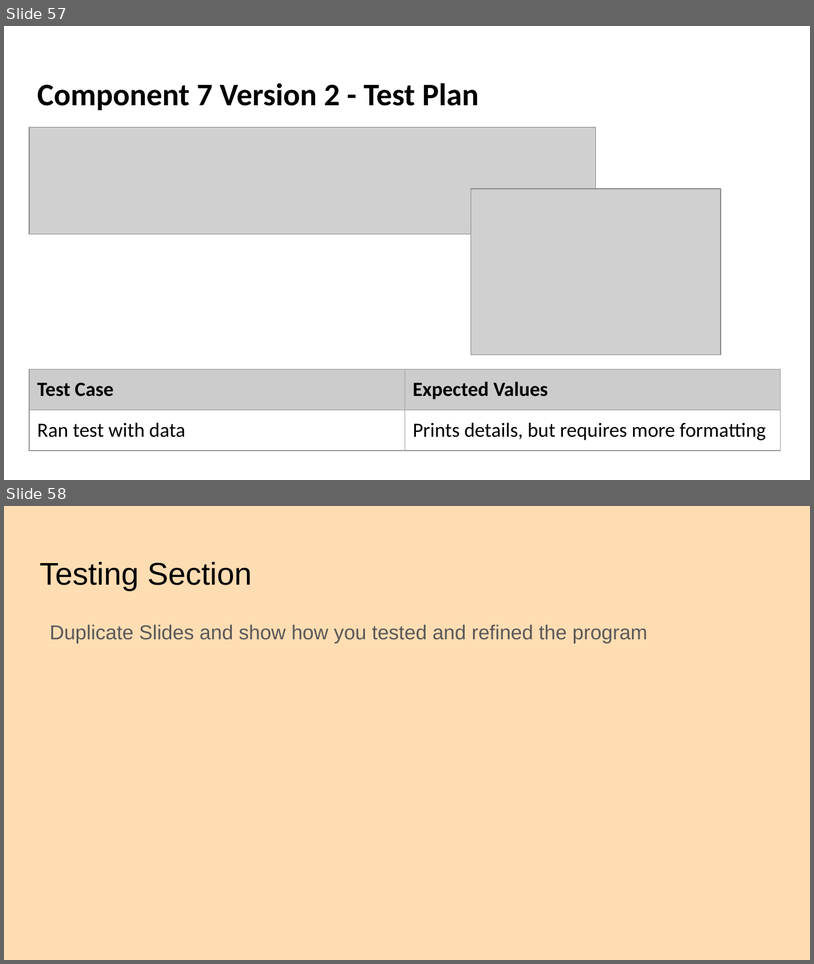
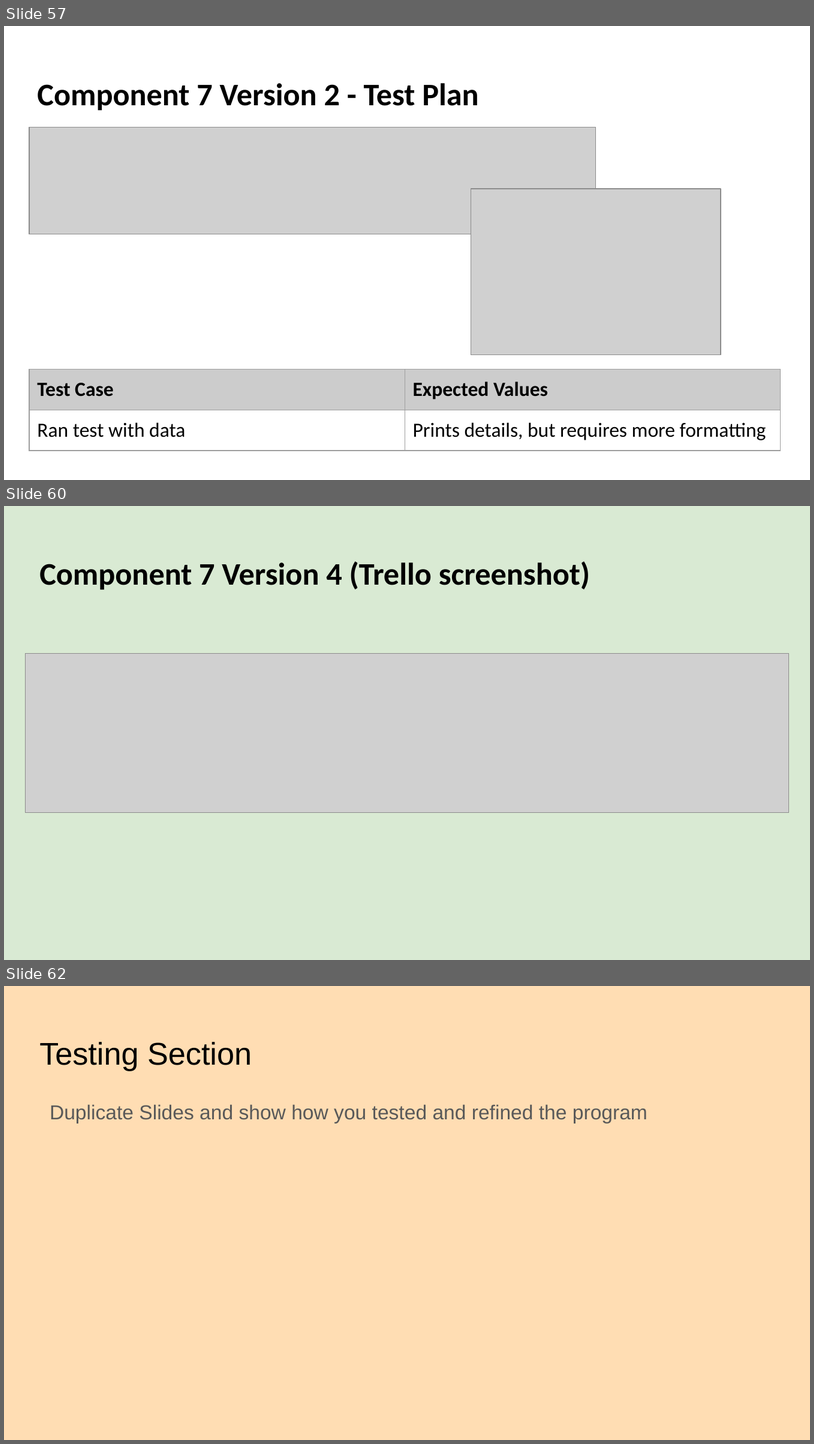
Before and after one commit to danettp/ds_nuts_bot, a slide deck: Danett Pepito - 000_91896 _ 91897 Documentation - 2150400 (Git).pptx. Shown one above the other, each under a label of ours: slides 57 and 58 before the commit, slides 57, 60 and 62 after it; the slides between them are not shown. The pictures are 814x964 and 814x1444 pixels, drawn with LibreOffice and Linux fonts; fonts in the diff are those of the drawing; grey boxes stand for pictures; background and template pictures are left out. Boxes give left, top, right and bottom in pixels: in the first picture for what was removed or moved away, otherwise in the second. Text is boxed around its words. In the diff, an @@ line names an element or a change of style, - is before the commit and + after.

```diff
--- a/Danett Pepito - 000_91896 _ 91897 Documentation - 2150400 (Git).pptx
+++ b/Danett Pepito - 000_91896 _ 91897 Documentation - 2150400 (Git).pptx
@@ slide 60 added at (4,506,810,960), background picture (left out) @@
@@ title added at (39,561,590,590), 28 pt, text #000000, bold @@
+Component 7 Version 4 (Trello screenshot)
@@ picture added at (25,654,789,813) @@
@@ what was slide 58 is now slide 62 @@
```
Also in this commit, not shown: 3 other slides added, 2 other files.
